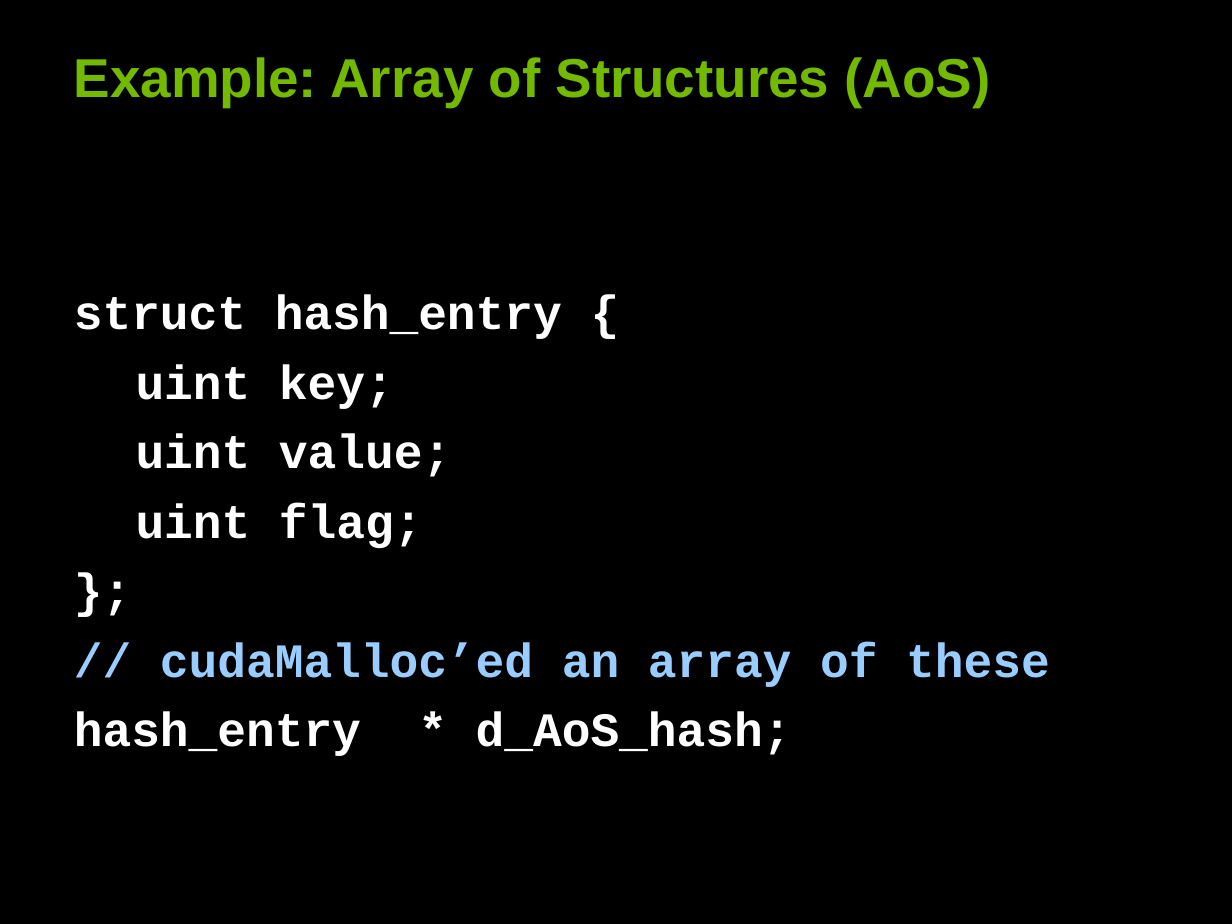
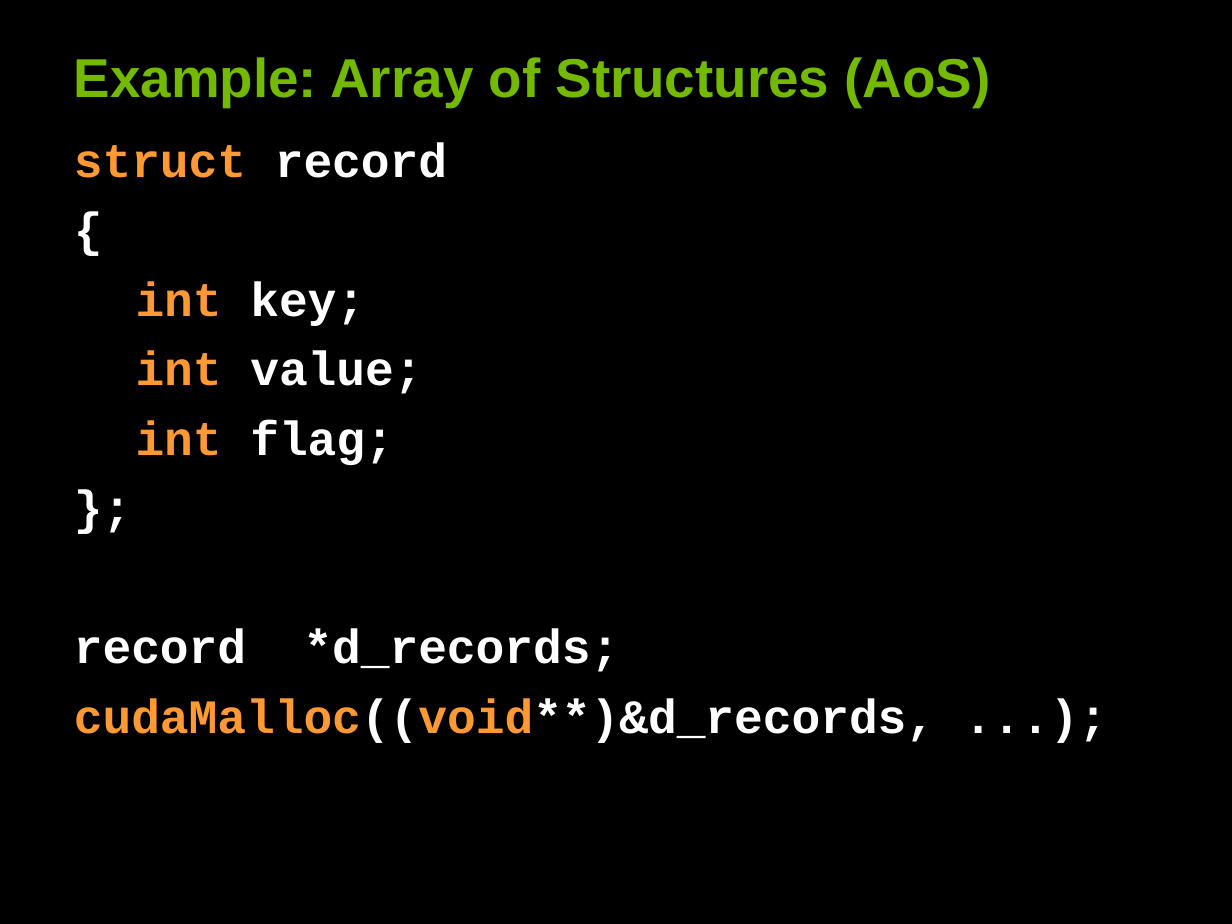
Before and after one commit to deeperlearning/stanford-cs193g-sp2010, a slide deck: slide 12 of lectures/lecture_5/performance_considerations.ppt. Drawn at 1232x924 pixels with LibreOffice and Linux fonts; fonts in the diff are those of the drawing. Boxes give left, top, right and bottom in pixels: in the first picture for what was removed or moved away, otherwise in the second. Text is boxed around its words. In the diff, an @@ line names an element or a change of style, - is before the commit and + after.

```diff
--- a/lectures/lecture_5/performance_considerations.ppt
+++ b/lectures/lecture_5/performance_considerations.ppt
@@ text at bbox=[74, 142, 447, 465]: text changed @@
-struct hash_entry {
-uint key;
-uint value;
-uint flag;
+struct record
+{
+int key;
+int value;
+int flag;
@@ text at bbox=[74, 629, 935, 743]: text changed; text colour #99CCFF to #FFFFFF @@
-// cudaMalloc’ed an array of these
-hash_entry * d_AoS_hash;
+record *d_records;
+cudaMalloc((void**)&d_records, ...);
```
Also in this commit, not shown: 22 other slides changed, 1 other file.
